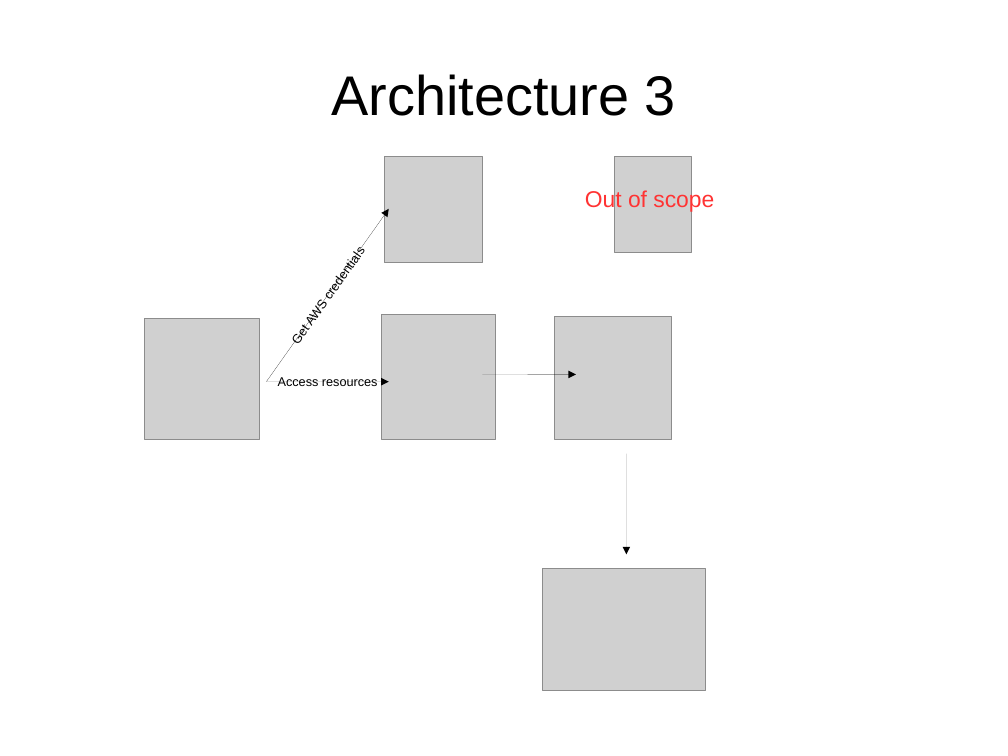
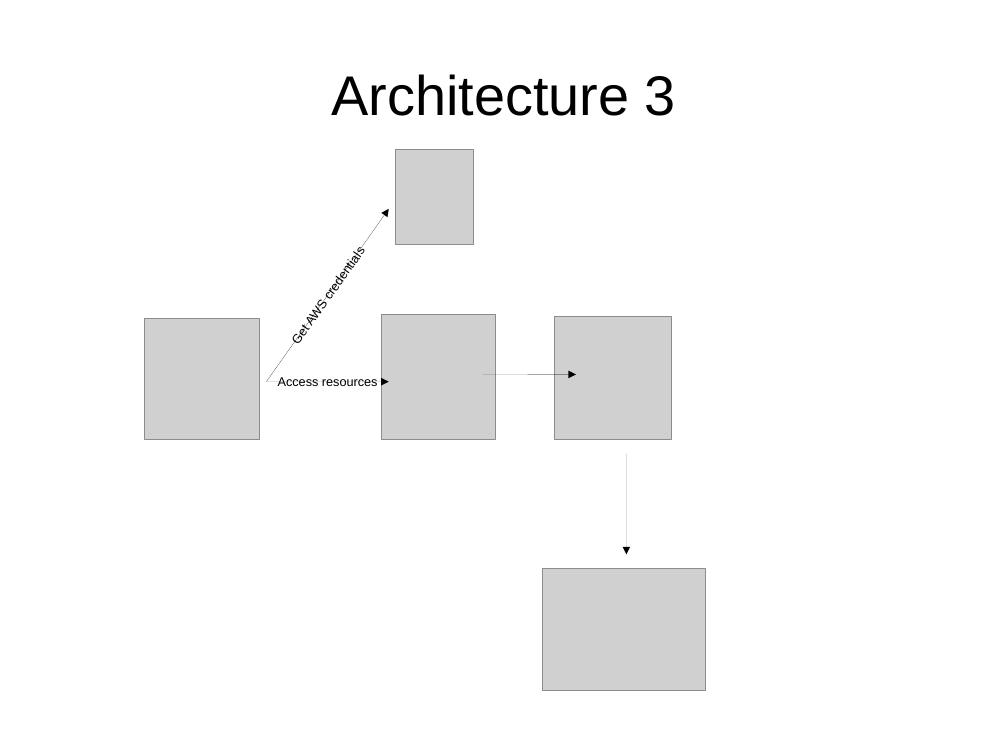
Before and after one commit to daghanacay/serverless-fileupload, a slide deck: slide 19 of documents/presentation.odp (slide 17 before the commit). Drawn at 1008x756 pixels with LibreOffice and Linux fonts; fonts in the diff are those of the drawing; grey boxes stand for pictures. Boxes give left, top, right and bottom in pixels: in the first picture for what was removed or moved away, otherwise in the second. Text is boxed around its words. In the diff, an @@ line names an element or a change of style, - is before the commit and + after.

```diff
--- a/documents/presentation.odp
+++ b/documents/presentation.odp
@@ picture: place and size @@
-picture at [384, 156, 482, 263]
+picture at [396, 150, 473, 245]
@@ picture removed at [615, 156, 692, 252] @@
@@ text removed at [585, 189, 714, 213] @@
-Out of scope
```
Also in this commit, not shown: 4 other slides changed, 5 slides added, 1 other file.
